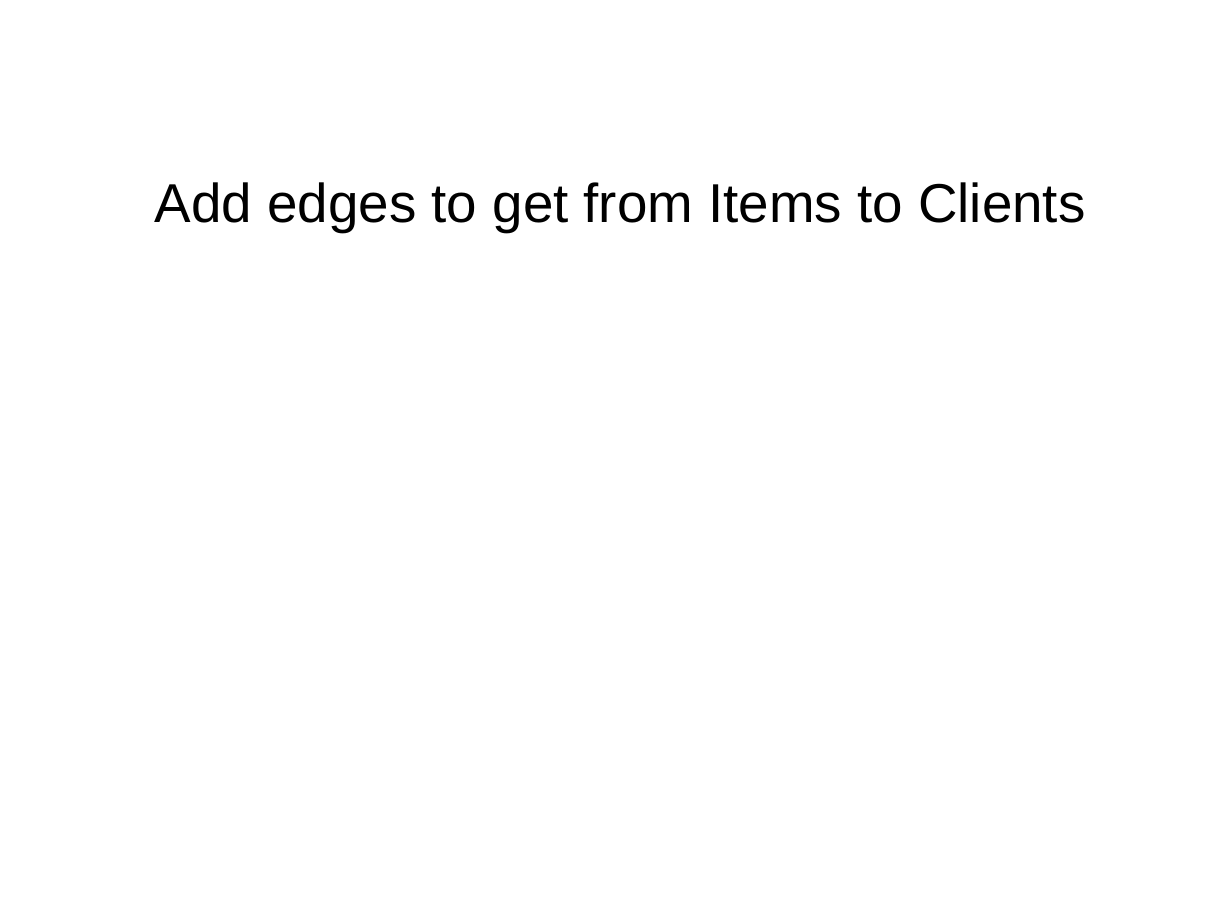
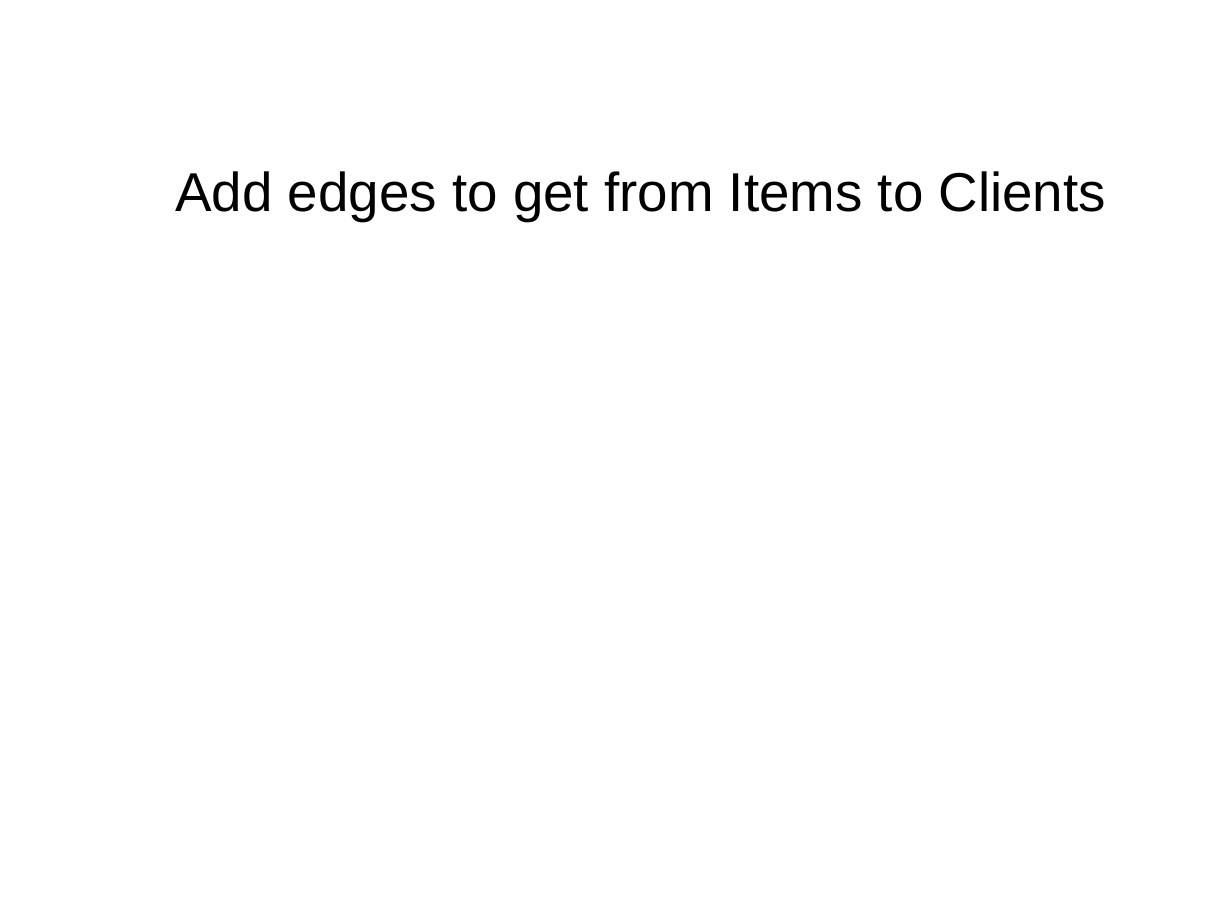
Before and after one commit to nicomp42/CS7081Spring2016Group01FinalProject, a slide deck: slide 8 of Team 01 Final Project.pptx (slide 5 before the commit). Drawn at 1232x924 pixels with LibreOffice and Linux fonts; fonts in the diff are those of the drawing; background and template pictures are left out. Boxes give left, top, right and bottom in pixels: in the first picture for what was removed or moved away, otherwise in the second. Text is boxed around its words. In the diff, an @@ line names an element or a change of style, - is before the commit and + after.

```diff
--- a/Team 01 Final Project.pptx
+++ b/Team 01 Final Project.pptx
@@ title "Add edges to get from ...": place and size @@
-title "Add edges to get from ..." at (155,182,1085,232)
+title "Add edges to get from ..." at (175,171,1106,221)
```
Also in this commit, not shown: 2 other slides changed, 4 slides added, 1 slide removed, 2 other files.
